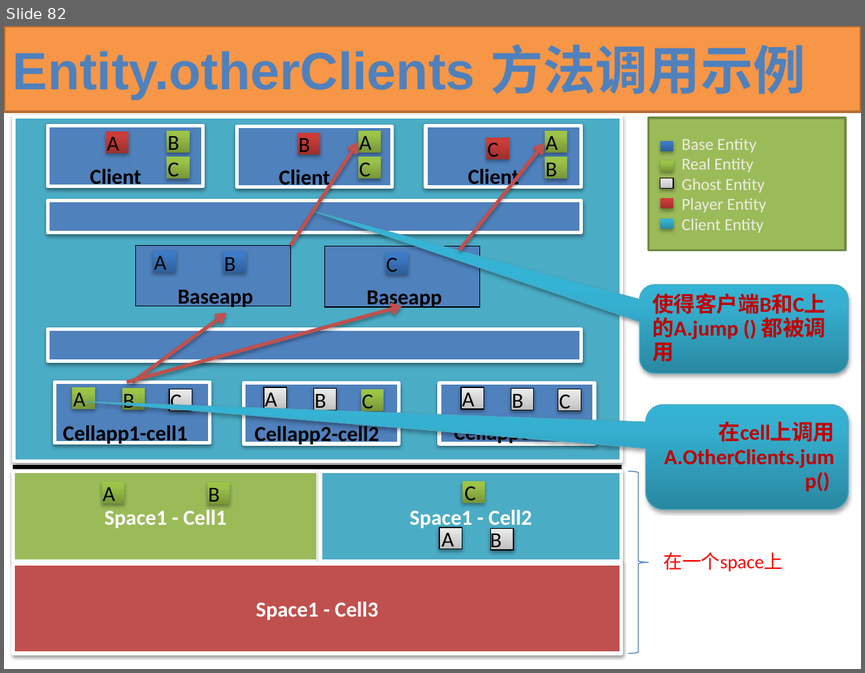
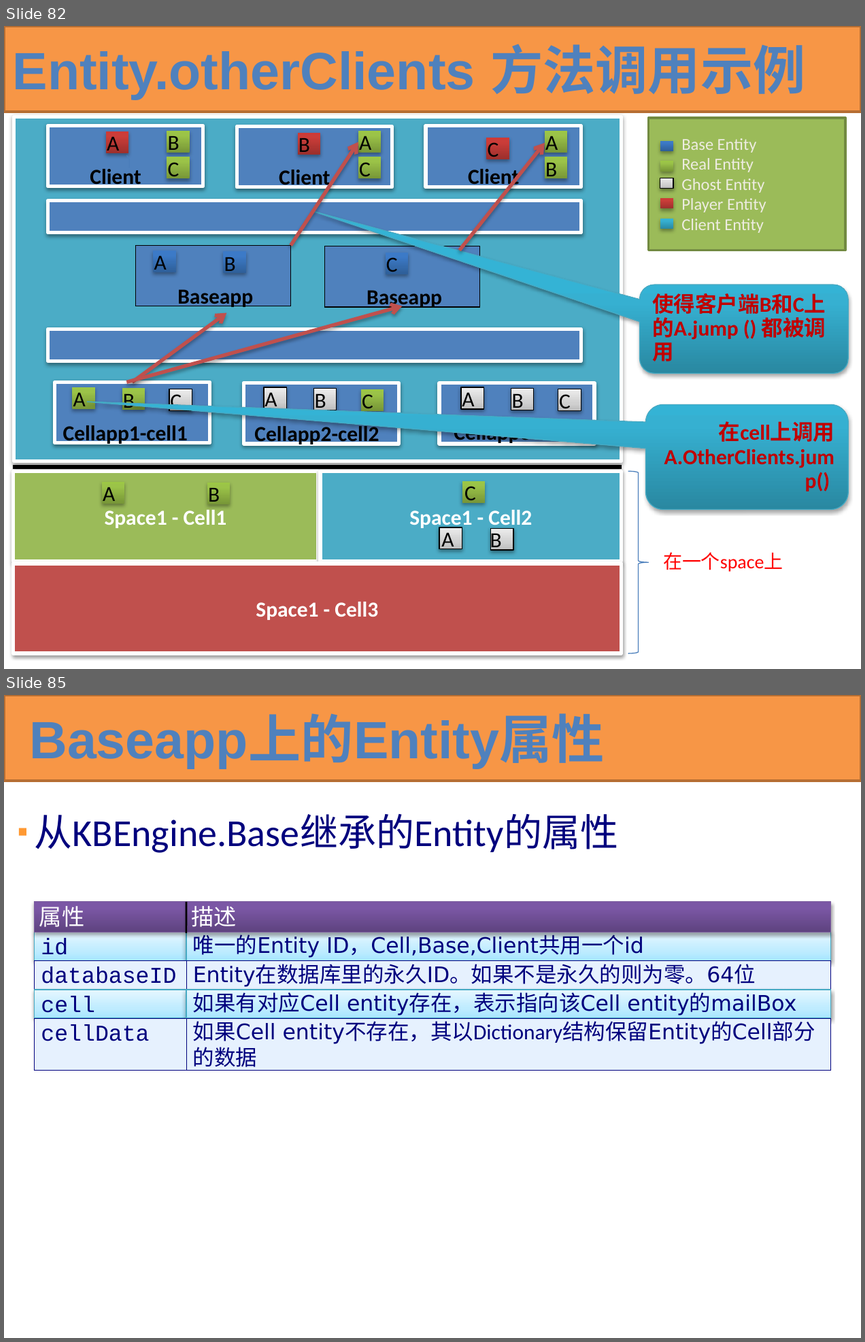
Before and after one commit to kbengine/kbengine_docs, a slide deck: KBEngine技术预览.pptx. Shown one above the other, each under a label of ours: slide 82 before the commit, slides 82 and 85 after it; the slides between them are not shown. The pictures are 865x673 and 865x1342 pixels, drawn with LibreOffice and Linux fonts; fonts in the diff are those of the drawing. Boxes give left, top, right and bottom in pixels: in the first picture for what was removed or moved away, otherwise in the second. Text is boxed around its words. In the diff, an @@ line names an element or a change of style, - is before the commit and + after.

```diff
--- a/KBEngine技术预览.pptx
+++ b/KBEngine技术预览.pptx
@@ slide 85 added at (4, 695, 861, 1338), background #FFFFFF @@
@@ rectangle added at (4, 695, 861, 781), fill #F79646, outline #B76F34 2 pt @@
@@ title added at (29, 717, 604, 768), 44.1 pt, text #4F81BD, bold @@
+Baseapp上的Entity属性
@@ text added at (35, 814, 618, 853), 32 pt, text #00007D @@
+▪ 从KBEngine.Base继承的Entity的属性
@@ rectangle added at (34, 902, 186, 932), fill gradient #5F4480 to #7B58A6 to #7C57A8, outline #7D60A0 0.75 pt, 19 pt, text #FFFFFF @@
+属性
@@ rectangle added at (186, 902, 831, 932), fill gradient #5F4480 to #7B58A6 to #7C57A8, outline #7D60A0 0.75 pt, 19 pt, text #FFFFFF @@
+描述
@@ line added from (186, 933) to (186, 902), #000000 1.5 pt @@
@@ rectangle added at (34, 932, 186, 962), fill gradient #A7E6FF to #C1EDFF to #E7F8FF, outline #46AAC5 0.75 pt, 19 pt, text #00007D @@
+id
@@ rectangle added at (186, 932, 831, 962), fill gradient #A7E6FF to #C1EDFF to #E7F8FF, outline #46AAC5 0.75 pt, 18 pt, text #00007D @@
+唯一的Entity ID，Cell,Base,Client共用一个id
@@ rectangle added at (34, 961, 186, 989), fill #E6F1FE, outline #00007D 0.25 pt, 19 pt, text #00007D @@
+databaseID
@@ rectangle added at (186, 961, 831, 989), fill #E6F1FE, outline #00007D 0.25 pt, 18 pt, text #00007D @@
+Entity在数据库里的永久ID。如果不是永久的则为零。64位
@@ rectangle added at (34, 989, 186, 1019), fill gradient #A7E6FF to #C1EDFF to #E7F8FF, outline #46AAC5 0.75 pt, 19 pt, text #00007D @@
+cell
@@ rectangle added at (186, 989, 831, 1019), fill gradient #A7E6FF to #C1EDFF to #E7F8FF, outline #46AAC5 0.75 pt, 18 pt, text #00007D @@
+如果有对应Cell entity存在，表示指向该Cell entity的mailBox
@@ rectangle added at (34, 1018, 186, 1070), fill #E6F1FE, outline #00007D 0.25 pt, 19 pt, text #00007D @@
+cellData
@@ rectangle added at (186, 1018, 831, 1070), fill #E6F1FE, outline #00007D 0.25 pt, 18 pt, text #00007D @@
+如果Cell entity不存在，其以Dictionary结构保留Entity的Cell部分的数据
```
Also in this commit, not shown: 11 other slides added.
